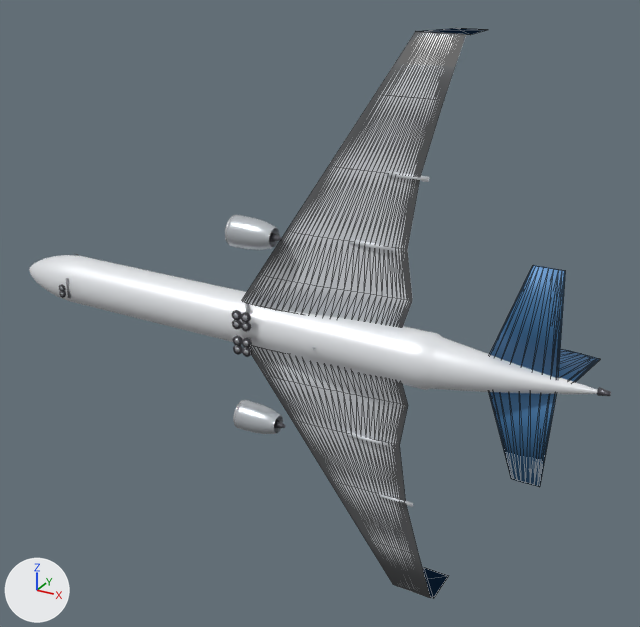
A saved change to the glTF model public/models/a350-1000.glb.
Rendered twice from a 50 mm camera at (49.1, -77.7, 41.5) aimed at (3.9, 4.5, 0.4). Every picture has the same lights, and +X, +Y and +Z are marked at lower left. The picture after the commit comes second. Mesh edges are drawn as thin lines on the coarser meshes. Where no turn or scale is listed for an object, it has been applied to the vertices.

In view in the first picture: 'Fuselage', 'HStab_L', 'HStab_R', 'Nacelle_-1_0', 'Nacelle_1_0', 'Wing_L', 'Wing_R' and 22 more.
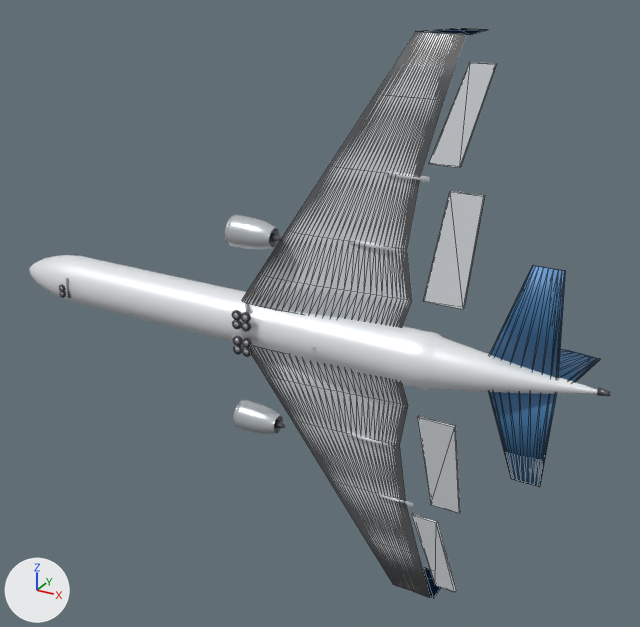
Location of each change, (x1, y1, x2, y2) in pixels of the pictures (640 x 627 px):
'Flap_R', added: after (423, 191, 485, 309)
'Aileron_R', added: after (429, 62, 497, 168)
'Flap_L', added: after (417, 416, 460, 513)
'Aileron_L', added: after (412, 513, 456, 592)

The change, as a diff of the scene's bpy script:
```diff
--- a/public/models/a350-1000.glb.py
+++ b/public/models/a350-1000.glb.py
@@ me_aileron_r @@
+me_aileron_r.from_pydata([(-1.54, -0.27, -4.77), (1.54, 0.65, 4.77), (4.0, 0.65, 4.77), (1.53, -0.27, -4.77), (-1.54, -0.65, -4.77), (1.54, 0.27, 4.77), (4.0, 0.27, 4.77), (1.53, -0.65, -4.77)], [], [(0, 1, 2), (0, 2, 3), (7, 6, 5), (7, 5, 4), (0, 4, 5), (0, 5, 1), (1, 5, 6), (1, 6, 2), (2, 6, 7), (2, 7, 3), (3, 7, 4), (3, 4, 0)])
+me_aileron_r.materials.append(mat_hd_wing)  # white #eaedf2
@@ me_flap_r @@
+me_flap_r.from_pydata([(-0.85, -0.35, -5.66), (0.85, 0.74, 5.66), (4.23, 0.74, 5.66), (3.37, -0.35, -5.66), (-0.85, -0.74, -5.66), (0.85, 0.35, 5.66), (4.23, 0.35, 5.66), (3.37, -0.74, -5.66)], [], [(0, 1, 2), (0, 2, 3), (7, 6, 5), (7, 5, 4), (0, 4, 5), (0, 5, 1), (1, 5, 6), (1, 6, 2), (2, 6, 7), (2, 7, 3), (3, 7, 4), (3, 4, 0)])
+me_flap_r.materials.append(mat_hd_wing)  # white #eaedf2
@@ me_aileron_l @@
+me_aileron_l.from_pydata([(-1.54, -0.27, 4.77), (1.54, 0.65, -4.77), (4.0, 0.65, -4.77), (1.53, -0.27, 4.77), (-1.54, -0.65, 4.77), (1.54, 0.27, -4.77), (4.0, 0.27, -4.77), (1.53, -0.65, 4.77)], [], [(0, 3, 2), (0, 2, 1), (7, 4, 5), (7, 5, 6), (0, 1, 5), (0, 5, 4), (1, 2, 6), (1, 6, 5), (2, 3, 7), (2, 7, 6), (3, 0, 4), (3, 4, 7)])
+me_aileron_l.materials.append(mat_hd_wing)  # white #eaedf2
@@ me_flap_l @@
+me_flap_l.from_pydata([(-0.85, -0.35, 5.66), (0.85, 0.74, -5.66), (4.23, 0.74, -5.66), (3.37, -0.35, 5.66), (-0.85, -0.74, 5.66), (0.85, 0.35, -5.66), (4.23, 0.35, -5.66), (3.37, -0.74, 5.66)], [], [(0, 3, 2), (0, 2, 1), (7, 4, 5), (7, 5, 6), (0, 1, 5), (0, 5, 4), (1, 2, 6), (1, 6, 5), (2, 3, 7), (2, 7, 6), (3, 0, 4), (3, 4, 7)])
+me_flap_l.materials.append(mat_hd_wing)  # white #eaedf2
@@ ob_aileron_r @@
+ob_aileron_r = bpy.data.objects.new('Aileron_R', me_aileron_r)
+ob_aileron_r.location = (19.4, 1.5, 25.2)
@@ ob_flap_r @@
+ob_flap_r = bpy.data.objects.new('Flap_R', me_flap_r)
+ob_flap_r.location = (19.3, 0.3, 12.4)
@@ ob_aileron_l @@
+ob_aileron_l = bpy.data.objects.new('Aileron_L', me_aileron_l)
+ob_aileron_l.location = (19.4, 1.5, -25.2)
@@ ob_flap_l @@
+ob_flap_l = bpy.data.objects.new('Flap_L', me_flap_l)
+ob_flap_l.location = (19.3, 0.3, -12.4)
```
